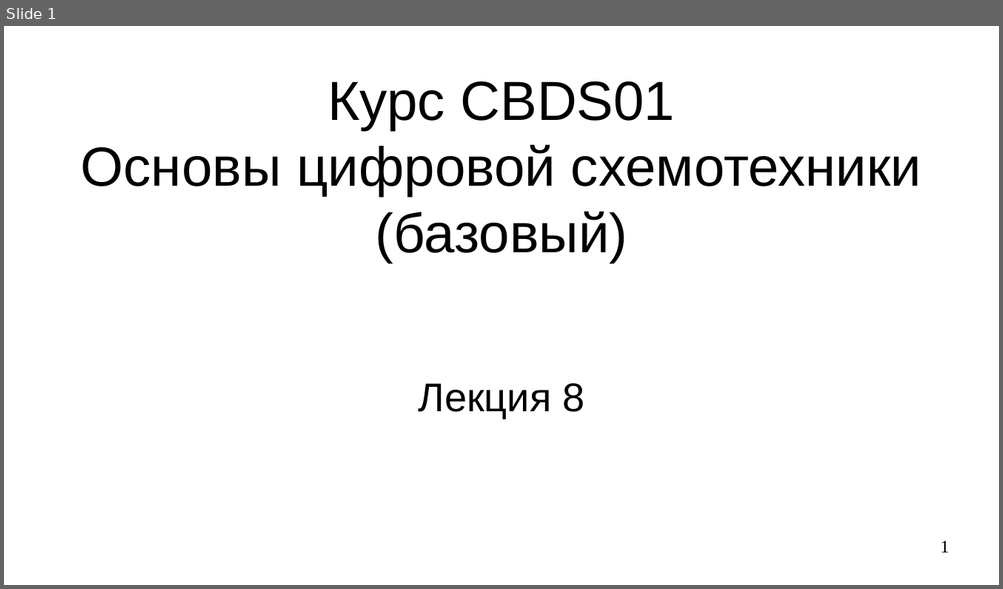
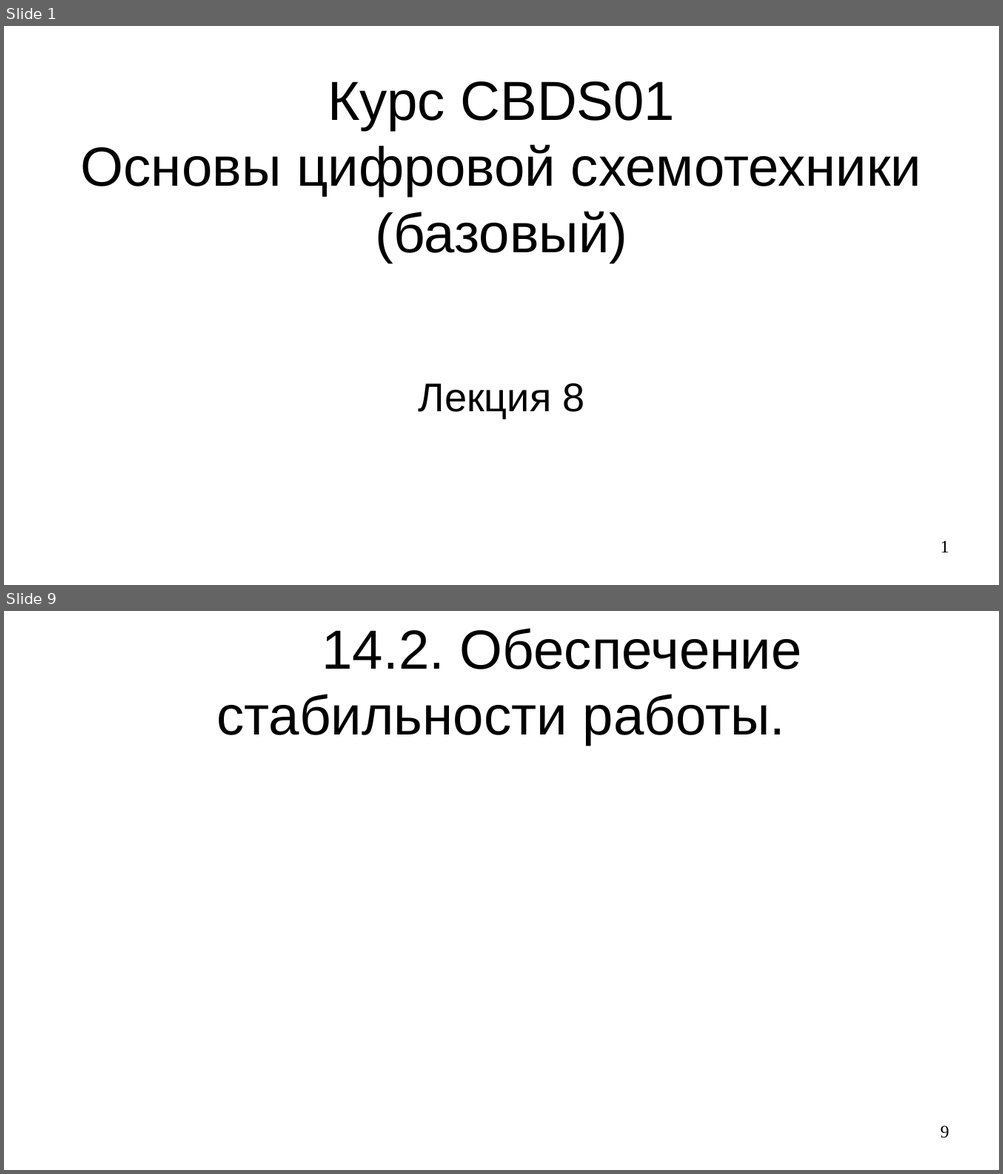
Before and after one commit to steelcraft/stud-lab, a slide deck: Лекции/СBDS01#L8.odp. Shown one above the other, each under a label of ours: slide 1 before the commit, slides 1 and 9 after it; the slides between them are not shown. The pictures are 1003x589 and 1003x1174 pixels, drawn with LibreOffice and Linux fonts; fonts in the diff are those of the drawing. Boxes give left, top, right and bottom in pixels: in the first picture for what was removed or moved away, otherwise in the second. Text is boxed around its words. In the diff, an @@ line names an element or a change of style, - is before the commit and + after.

```diff
--- a/Лекции/СBDS01#L8.odp
+++ b/Лекции/СBDS01#L8.odp
@@ slide 9 added at bbox=[4, 611, 999, 1170], background #FFFFFF @@
@@ title added at bbox=[216, 628, 802, 745], 44 pt, text #000000 @@
+14.2. Обеспечение стабильности работы.
@@ page number added at bbox=[940, 1126, 949, 1139], 14 pt, text #000000 @@
+9
```
Also in this commit, not shown: 11 other slides added.
